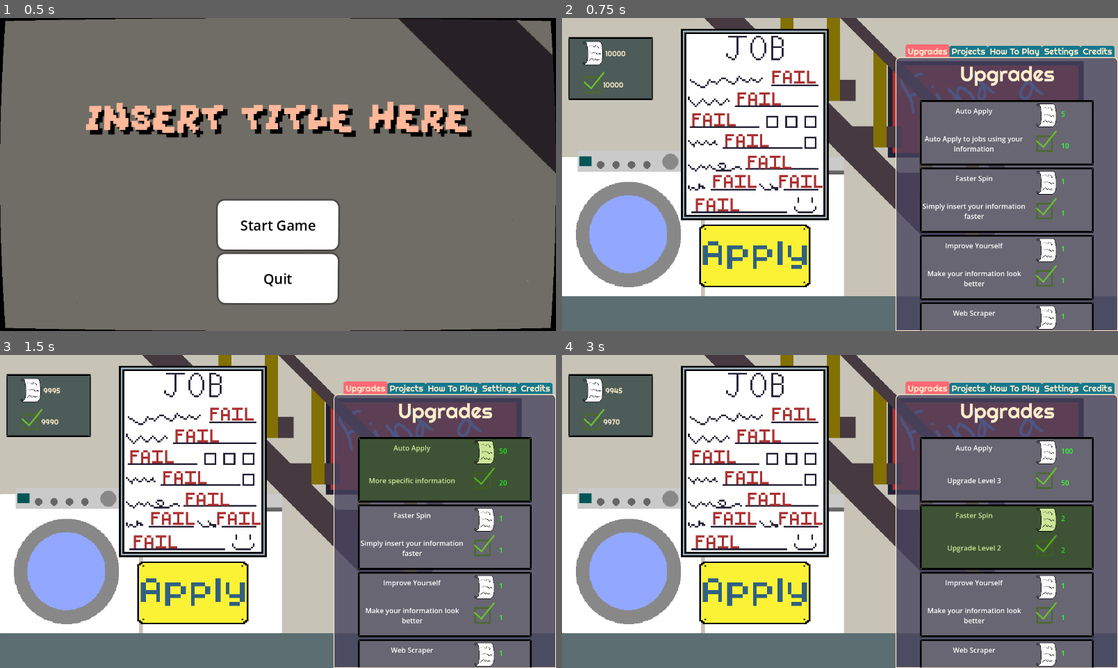
Above: before the commit, frames 1-4 (two rows, left to right).
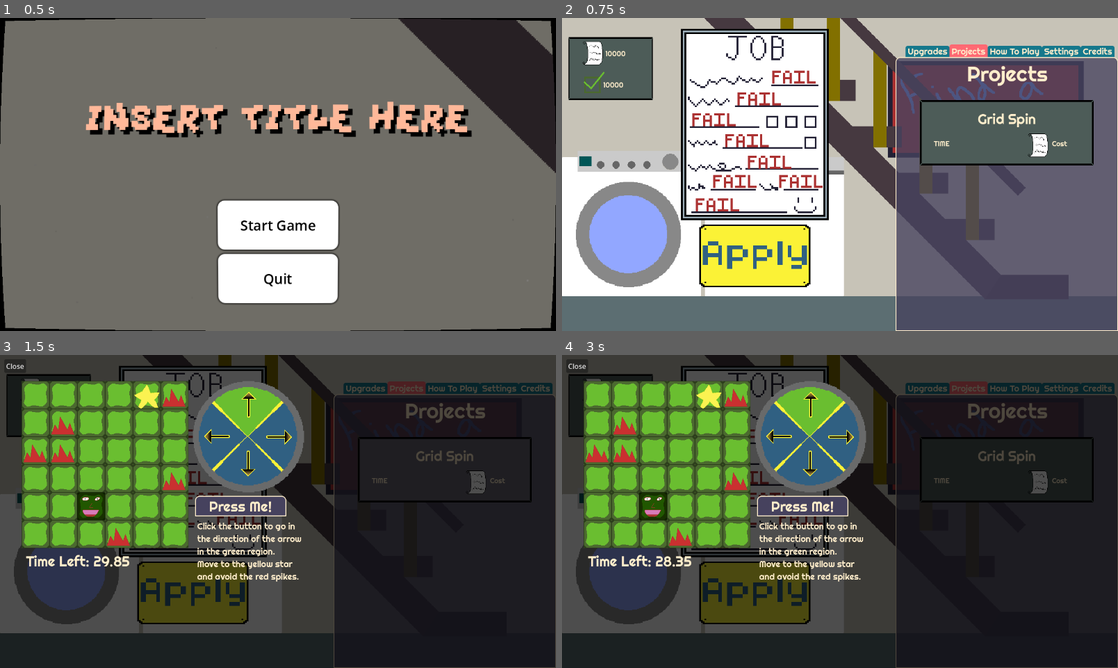
Above: after the commit, the same moments.

Repository: OrangePainting/in-this-economy
Game: Godot game, scene res://Scenes/main_menu.tscn
Same seed, same stepped clock (60 frames per second), same inputs: the game is played once before the commit and once after it.
Inputs (mouse positions are in pixels of both pictures, inside the frame that each line leads up to):
- Up to frame 1 (0.5 s): no input
- Up to frame 2 (0.75 s): click "Start Game" at 0.5 s
- Up to frame 3 (1.5 s): click (450, 470) at 1.27 s
- Up to frame 4 (3 s): click (1012, 470) at 2.02 s; click (1012, 536) at 2.77 s

Frame 1 is identical in both runs. In frame 2, 15% of the frame differs, in the area x 61-96%, y 8-100%; in frame 3, 98%; in frame 4, 98%, in the area x 0-100%, y 0-100%.

Commit message:
Made projects accessible from projects tab
Krish Konda
13:00 06/23/26

Also added timer for grid game to hopefully add a time bonus later.

Diff:
--- a/Scenes/Projects/button.tscn
+++ b/Scenes/Projects/button.tscn
@@ -1,36 +1,11 @@
 [gd_scene format=3 uid="uid://dx660pyvaki7f"]
 
-[sub_resource type="StyleBoxFlat" id="StyleBoxFlat_54k1n"]
-bg_color = Color(1, 1, 1, 1)
-corner_radius_top_left = 16
-corner_radius_top_right = 16
-corner_radius_bottom_right = 16
-corner_radius_bottom_left = 16
-shadow_size = 5
-
-[sub_resource type="StyleBoxFlat" id="StyleBoxFlat_kfqu0"]
-corner_radius_top_left = 16
-corner_radius_top_right = 16
-corner_radius_bottom_right = 16
-corner_radius_bottom_left = 16
-shadow_size = 5
-
-[sub_resource type="StyleBoxFlat" id="StyleBoxFlat_xspli"]
-bg_color = Color(0.8, 0.8, 0.8, 1)
-corner_radius_top_left = 16
-corner_radius_top_right = 16
-corner_radius_bottom_right = 16
-corner_radius_bottom_left = 16
-shadow_size = 5
+[ext_resource type="Theme" uid="uid://b3klx57slj0l3" path="res://Assets/UI/soft_retro/soft_retro/soft_retro.tres" id="1_kfqu0"]
 
 [node name="Button" type="Button" unique_id=1275348368]
+custom_minimum_size = Vector2(200, 0)
 size_flags_vertical = 3
-theme_override_colors/font_color = Color(0, 0, 0, 1)
-theme_override_colors/font_pressed_color = Color(0, 0, 0, 1)
-theme_override_colors/font_hover_color = Color(0, 0, 0, 1)
+theme = ExtResource("1_kfqu0")
 theme_override_font_sizes/font_size = 32
-theme_override_styles/normal = SubResource("StyleBoxFlat_54k1n")
-theme_override_styles/pressed = SubResource("StyleBoxFlat_kfqu0")
-theme_override_styles/hover = SubResource("StyleBoxFlat_xspli")
 action_mode = 0
 text = "Press Me!"
--- a/Scenes/Projects/grid_game_manager.tscn
+++ b/Scenes/Projects/grid_game_manager.tscn
@@ -48,4 +48,13 @@
 Move to the yellow star and avoid the red spikes."
 autowrap_mode = 2
 
+[node name="TimeLabel" type="Label" parent="." unique_id=1589016791]
+unique_name_in_owner = true
+layout_mode = 0
+offset_right = 40.0
+offset_bottom = 23.0
+theme = ExtResource("7_kpj4w")
+theme_override_font_sizes/font_size = 32
+text = "TIME"
+
 [connection signal="pressed" from="Button" to="." method="_on_button_pressed"]
--- /dev/null
+++ b/Scenes/project_template.tscn
@@ -0,0 +1,60 @@
+[gd_scene format=3 uid="uid://nuos4nj6b2ql"]
+
+[ext_resource type="Theme" uid="uid://b3klx57slj0l3" path="res://Assets/UI/soft_retro/soft_retro/soft_retro.tres" id="1_njtvn"]
+[ext_resource type="Script" uid="uid://brb84vfcavx6r" path="res://Scripts/project_template.gd" id="2_a2nrf"]
+[ext_resource type="Texture2D" uid="uid://rcmn7js2xder" path="res://Assets/Upgrade/UpgradeBackgroundHovered.png" id="2_bgfvo"]
+[ext_resource type="Texture2D" uid="uid://clbfp4o2hntsy" path="res://Assets/UI/ApplicationLogo.png" id="2_i0kc7"]
+[ext_resource type="Texture2D" uid="uid://deyko3ipul5h2" path="res://Assets/Upgrade/UpgradeBackgroundClicked.png" id="3_s23ai"]
+[ext_resource type="Texture2D" uid="uid://bhm4ep11115sw" path="res://Assets/Upgrade/UpgradeBackground.png" id="4_56e2i"]
+[ext_resource type="Texture2D" uid="uid://cbisejasy1ncd" path="res://Assets/Upgrade/UpgradeBackgroundDisabled.png" id="5_1n841"]
+
+[node name="ProjectBackground" type="TextureButton" unique_id=792251440]
+custom_minimum_size = Vector2(100, 50)
+offset_right = 248.0
+offset_bottom = 120.0
+theme = ExtResource("1_njtvn")
+texture_normal = ExtResource("2_bgfvo")
+texture_pressed = ExtResource("3_s23ai")
+texture_hover = ExtResource("4_56e2i")
+texture_disabled = ExtResource("5_1n841")
+script = ExtResource("2_a2nrf")
+
+[node name="HBoxContainer" type="VBoxContainer" parent="." unique_id=1471657201]
+layout_mode = 0
+offset_right = 400.0
+offset_bottom = 152.0
+theme_override_constants/separation = 0
+alignment = 1
+
+[node name="NameLabel" type="Label" parent="HBoxContainer" unique_id=1663858942]
+unique_name_in_owner = true
+custom_minimum_size = Vector2(250, 50)
+layout_mode = 2
+mouse_filter = 1
+theme_override_font_sizes/font_size = 32
+text = "[PLACEHOLDER]"
+horizontal_alignment = 1
+vertical_alignment = 1
+
+[node name="HBoxContainer" type="HBoxContainer" parent="HBoxContainer" unique_id=1803041073]
+layout_mode = 2
+alignment = 1
+
+[node name="TimeLabel" type="Label" parent="HBoxContainer/HBoxContainer" unique_id=1196465259]
+custom_minimum_size = Vector2(200, 0)
+layout_mode = 2
+text = "TIME"
+
+[node name="AppSprite" type="TextureRect" parent="HBoxContainer/HBoxContainer" unique_id=1218175432]
+layout_mode = 2
+texture = ExtResource("2_i0kc7")
+stretch_mode = 5
+
+[node name="AppCostLabel" type="Label" parent="HBoxContainer/HBoxContainer" unique_id=1226513198]
+custom_minimum_size = Vector2(64, 64)
+layout_mode = 2
+mouse_filter = 1
+text = "Cost"
+vertical_alignment = 1
+
+[connection signal="pressed" from="." to="." method="_on_pressed"]
--- a/Scenes/tab_system.tscn
+++ b/Scenes/tab_system.tscn
@@ -3,6 +3,7 @@
 [ext_resource type="Theme" uid="uid://b3klx57slj0l3" path="res://Assets/UI/soft_retro/soft_retro/soft_retro.tres" id="1_xwrfs"]
 [ext_resource type="Script" uid="uid://cb2u3x5xd2a8x" path="res://Scripts/upgrade_container.gd" id="2_4bjt4"]
 [ext_resource type="Script" uid="uid://bjwudc1wy4etj" path="res://Scripts/settings.gd" id="3_kfw27"]
+[ext_resource type="Script" uid="uid://cefuvxdfaf15l" path="res://Scripts/projects.gd" id="3_rdeo7"]
 
 [sub_resource type="StyleBoxFlat" id="StyleBoxFlat_4bjt4"]
 bg_color = Color(0.27565, 0.259, 0.37, 0.78431374)
@@ -25,9 +26,10 @@
 theme_override_font_sizes/font_size = 20
 theme_override_styles/panel = SubResource("StyleBoxFlat_4bjt4")
 tab_alignment = 2
-current_tab = 0
+current_tab = 1
 
 [node name="Upgrades" type="TabBar" parent="TabContainer" unique_id=1681068401]
+visible = false
 layout_mode = 2
 metadata/_tab_index = 0
 
@@ -59,9 +61,34 @@
 script = ExtResource("2_4bjt4")
 
 [node name="Projects" type="TabBar" parent="TabContainer" unique_id=719752810]
-visible = false
 layout_mode = 2
 metadata/_tab_index = 1
+
+[node name="ProjectLabel" type="Label" parent="TabContainer/Projects" unique_id=2015867999]
+layout_mode = 0
+offset_right = 510.0
+offset_bottom = 73.0
+theme = ExtResource("1_xwrfs")
+theme_override_font_sizes/font_size = 48
+text = "Projects"
+horizontal_alignment = 1
+vertical_alignment = 1
+
+[node name="ScrollContainer" type="ScrollContainer" parent="TabContainer/Projects" unique_id=894025172]
+layout_mode = 0
+offset_left = 54.0
+offset_top = 97.0
+offset_right = 486.0
+offset_bottom = 627.0
+vertical_scroll_mode = 2
+
+[node name="ProjectContainer" type="VBoxContainer" parent="TabContainer/Projects/ScrollContainer" unique_id=2134371092]
+clip_children = 2
+layout_mode = 2
+size_flags_horizontal = 3
+size_flags_vertical = 3
+theme_override_constants/separation = 5
+script = ExtResource("3_rdeo7")
 
 [node name="How To Play" type="TabBar" parent="TabContainer" unique_id=447612872]
 visible = false
--- a/Scenes/upgrade_template.tscn
+++ b/Scenes/upgrade_template.tscn
@@ -1,12 +1,12 @@
 [gd_scene format=3 uid="uid://daq5xch1yu8u1"]
 
-[ext_resource type="Texture2D" uid="uid://clbfp4o2hntsy" path="res://Assets/ApplicationLogo.png" id="1_npdfo"]
+[ext_resource type="Texture2D" uid="uid://clbfp4o2hntsy" path="res://Assets/UI/ApplicationLogo.png" id="1_npdfo"]
 [ext_resource type="Script" uid="uid://ctps6seu1uflf" path="res://Scripts/upgrade_template.gd" id="1_rgau5"]
-[ext_resource type="Texture2D" uid="uid://bhm4ep11115sw" path="res://Assets/UpgradeBackground.png" id="1_wfifv"]
-[ext_resource type="Texture2D" uid="uid://deyko3ipul5h2" path="res://Assets/UpgradeBackgroundClicked.png" id="2_e21b6"]
-[ext_resource type="Texture2D" uid="uid://dbkwmiju3sjkr" path="res://Assets/ExpLogo.png" id="2_wfifv"]
-[ext_resource type="Texture2D" uid="uid://rcmn7js2xder" path="res://Assets/UpgradeBackgroundHovered.png" id="3_rsrjx"]
-[ext_resource type="Texture2D" uid="uid://cbisejasy1ncd" path="res://Assets/UpgradeBackgroundDisabled.png" id="4_45uvo"]
+[ext_resource type="Texture2D" uid="uid://bhm4ep11115sw" path="res://Assets/Upgrade/UpgradeBackground.png" id="1_wfifv"]
+[ext_resource type="Texture2D" uid="uid://deyko3ipul5h2" path="res://Assets/Upgrade/UpgradeBackgroundClicked.png" id="2_e21b6"]
+[ext_resource type="Texture2D" uid="uid://dbkwmiju3sjkr" path="res://Assets/UI/ExpLogo.png" id="2_wfifv"]
+[ext_resource type="Texture2D" uid="uid://rcmn7js2xder" path="res://Assets/Upgrade/UpgradeBackgroundHovered.png" id="3_rsrjx"]
+[ext_resource type="Texture2D" uid="uid://cbisejasy1ncd" path="res://Assets/Upgrade/UpgradeBackgroundDisabled.png" id="4_45uvo"]
 
 [node name="UpgradeBackground" type="TextureButton" unique_id=1550957649]
 custom_minimum_size = Vector2(400, 150)
@@ -28,24 +28,22 @@
 layout_mode = 2
 theme_override_constants/separation = 0
 
-[node name="NameLabel" type="RichTextLabel" parent="HBoxContainer/InfoContainer" unique_id=611236839]
+[node name="NameLabel" type="Label" parent="HBoxContainer/InfoContainer" unique_id=1931342902]
 custom_minimum_size = Vector2(250, 50)
 layout_mode = 2
 mouse_filter = 1
-theme_override_colors/default_color = Color(1, 1, 1, 1)
-bbcode_enabled = true
 text = "[PLACEHOLDER]"
 horizontal_alignment = 1
 vertical_alignment = 1
 
-[node name="DescriptionLabel" type="RichTextLabel" parent="HBoxContainer/InfoContainer" unique_id=126144329]
+[node name="DescriptionLabel" type="Label" parent="HBoxContainer/InfoContainer" unique_id=1795874627]
 custom_minimum_size = Vector2(250, 100)
 layout_mode = 2
 mouse_filter = 1
-bbcode_enabled = true
 text = "[PLACEHOLDER]"
 horizontal_alignment = 1
 vertical_alignment = 1
+autowrap_mode = 3
 
 [node name="CostSpritesContainer" type="VBoxContainer" parent="HBoxContainer" unique_id=210139552]
 custom_minimum_size = Vector2(75, 150)
@@ -64,25 +62,22 @@
 [node name="CostLabelContainer" type="VBoxContainer" parent="HBoxContainer" unique_id=1550460415]
 layout_mode = 2
 
-[node name="AppCostLabel" type="RichTextLabel" parent="HBoxContainer/CostLabelContainer" unique_id=1962012802]
+[node name="AppCostLabel" type="Label" parent="HBoxContainer/CostLabelContainer" unique_id=571177670]
 custom_minimum_size = Vector2(64, 64)
 layout_mode = 2
 mouse_filter = 1
-bbcode_enabled = true
 text = "Cost"
 vertical_alignment = 1
 
-[node name="ExpCostLabel" type="RichTextLabel" parent="HBoxContainer/CostLabelContainer" unique_id=780071726]
+[node name="ExpCostLabel" type="Label" parent="HBoxContainer/CostLabelContainer" unique_id=830528770]
 custom_minimum_size = Vector2(64, 48)
 layout_mode = 2
 mouse_filter = 1
-bbcode_enabled = true
 text = "Cost"
 vertical_alignment = 2
 
-[node name="MaxLabel" type="RichTextLabel" parent="HBoxContainer/CostLabelContainer" unique_id=1571784564]
+[node name="MaxLabel" type="Label" parent="HBoxContainer/CostLabelContainer" unique_id=1654077596]
 layout_mode = 2
 text = "MAX"
-fit_content = true
 
 [connection signal="pressed" from="." to="." method="next_level"]
--- a/Scripts/Projects/grid.gd
+++ b/Scripts/Projects/grid.gd
@@ -13,10 +13,9 @@
 # Called when the node enters the scene tree for the first time.
 func _ready() -> void:
 	spawn_grid()
-	await get_tree().process_frame
-	grid[person.player_pos.x][person.player_pos.y].modulate = Color(0.31, 0.46, 0.009, 1.0)
-	print(person.player_pos)
 
+func highlight_cell(pos: Vector2, color: Color) -> void:
+	grid[pos.x][pos.y].modulate = color
 
 # Called every frame. 'delta' is the elapsed time since the previous frame.
 func _process(delta: float) -> void:
--- a/Scripts/Projects/grid_game_manager.gd
+++ b/Scripts/Projects/grid_game_manager.gd
@@ -1,4 +1,6 @@
 extends Control
+
+signal project_completed
 
 @export var grid: Node2D
 @export var goal: Node2D
@@ -7,14 +9,14 @@
 @export var button: Button
 
 var total_time: float = 0
-
 var current_direction = 0 # Up, then clockwise
 var spin_delay = 0.4
 
 const Spike = preload("res://Scenes/Projects/spike.tscn")
-
 var num_spikes: int
 var spikes = []
+
+var starting_time = 30.0
 
 const PADDING = 10
 
@@ -23,45 +25,78 @@
 	randomize()
 
 	person.person_moved.connect(check_obstacle_collision)
+	person.game_completed.connect(on_game_completed)
 
 	spinner.position = Vector2.RIGHT * grid.GRID_SIZE * grid.CELL_SIZE + Vector2.RIGHT * PADDING
-	button.position = spinner.position + Vector2.DOWN * spinner.spinner_size.y + Vector2.DOWN * PADDING
+	button.position = spinner.position + Vector2.DOWN * spinner.spinner_size.y + Vector2.ONE * PADDING
 	%InfoLabel.position = button.position + Vector2.DOWN * button.size.y + Vector2.DOWN * PADDING
+	%TimeLabel.position = Vector2.DOWN * grid.GRID_SIZE * grid.CELL_SIZE + Vector2.ONE * PADDING
 
 	num_spikes = grid.GRID_SIZE
 	for i in num_spikes:
 		var s = Spike.instantiate()
-		s.set_pos(randi_range(0, grid.GRID_SIZE - 1), randi_range(0, grid.GRID_SIZE - 1), grid.CELL_SIZE)
 		add_child(s)
 		spikes.append(s)
 
-	var reset = true
-	while reset:
-		reset = false
-		# while person is too close to goal or spikes overlaps with player or goal, randomize positions again
-		person.set_pos(randi_range(0, grid.GRID_SIZE - 1), randi_range(0, grid.GRID_SIZE - 1))
-		goal.set_pos(randi_range(0, grid.GRID_SIZE - 1), randi_range(0, grid.GRID_SIZE - 1))
-		if person.player_pos.distance_to(goal.goal_pos) < 3: reset = true
-		for s in spikes:
-			if s.spike_pos == person.player_pos: reset = true
-
-	person.starting_pos = person.player_pos
+	randomize_positions()
 
 	var tween = create_tween()
 	tween.set_loops()
 	tween.tween_callback(change_direction).set_delay(spin_delay)
 
+func randomize_positions() -> void:
+	var reset = true
+	while reset:
+		reset = false
+		var spike_cells: Array[Vector2] = []
+		for s in spikes:
+			var pos = Vector2(randi_range(0, grid.GRID_SIZE - 1), randi_range(0, grid.GRID_SIZE - 1))
+			s.set_pos(pos.x, pos.y, grid.CELL_SIZE)
+			if pos in spike_cells: reset = true
+			else: spike_cells.append(pos)
+
+		# while person is too close to goal or spikes overlaps with player or goal, randomize positions again
+		person.set_pos(randi_range(0, grid.GRID_SIZE - 1), randi_range(0, grid.GRID_SIZE - 1))
+		goal.set_pos(randi_range(0, grid.GRID_SIZE - 1), randi_range(0, grid.GRID_SIZE - 1))
+
+		if person.player_pos.distance_to(goal.goal_pos) < 3: reset = true
+		if person.player_pos in spike_cells: reset = true
+		if goal.goal_pos in spike_cells: reset = true
+		if not has_path(person.player_pos, goal.goal_pos, spike_cells): reset = true
+
+	person.starting_pos = person.player_pos
+	grid.highlight_cell(person.player_pos, Color(0.31, 0.46, 0.009, 1.0))
+
+func has_path(start: Vector2, end: Vector2, walls: Array) -> bool:
+	var queue: Array[Vector2] = [start]
+	var visited = {start: true}
+	var dirs = [Vector2.UP, Vector2.RIGHT, Vector2.DOWN, Vector2.LEFT]
+	while not queue.is_empty():
+		var cur = queue.pop_front()
+		if cur == end: return true
+		for d in dirs:
+			var next = cur + d
+			if next.x < 0 or next.x >= grid.GRID_SIZE or next.y < 0 or next.y >= grid.GRID_SIZE: continue
+			if visited.has(next) or next in walls: continue
+			visited[next] = true
+			queue.append(next)
+	return false
+
 func check_obstacle_collision() -> void:
 	for s in spikes:
 		if s.spike_pos == person.player_pos:
-			person.player_pos = person.starting_pos
+			person.reset_to_start()
 			var tween = create_tween()
 			tween.tween_property(person, "modulate", Color.RED, 0.1)
 			tween.tween_property(person, "modulate", Color.WHITE, 0.3)
 
+func on_game_completed() -> void:
+	project_completed.emit()
+
 # Called every frame. 'delta' is the elapsed time since the previous frame.
 func _process(delta: float) -> void:
 	total_time += delta
+	%TimeLabel.text = "Time Left: %.2f" % (starting_time - snappedf(total_time, 0.01))
 
 func change_direction() -> void:
 	current_direction = (current_direction + 1) % 4
--- a/Scripts/Projects/person.gd
+++ b/Scripts/Projects/person.gd
@@ -12,6 +12,8 @@
 var player_pos = Vector2.ZERO
 var starting_pos = Vector2.ZERO
 var draw_pos
+
+var move_tween: Tween
 
 
 # Called when the node enters the scene tree for the first time.
@@ -32,6 +34,11 @@
 	player_pos = Vector2(x, y)
 	position = player_pos * grid.CELL_SIZE
 
+func reset_to_start() -> void:
+	if move_tween: move_tween.kill()
+	player_pos = starting_pos
+	position = grid.position + starting_pos * grid.CELL_SIZE
+
 func move(dir):
 	var next = player_pos + dir
 	if next.x < 0 or next.x >= grid.GRID_SIZE or next.y < 0 or next.y >= grid.GRID_SIZE: return
@@ -40,11 +47,12 @@
 
 	if check_reached_goal(): game_completed.emit()
 
+	if move_tween: move_tween.kill()
 	var target = grid.position + player_pos * grid.CELL_SIZE
-	var tween = create_tween()
-	tween.set_ease(Tween.EASE_OUT)
-	tween.set_trans(Tween.TRANS_BACK)
-	tween.tween_property(self, "position", target, move_length)
+	move_tween = create_tween()
+	move_tween.set_ease(Tween.EASE_OUT)
+	move_tween.set_trans(Tween.TRANS_BACK)
+	move_tween.tween_property(self, "position", target, move_length)
 
 func check_reached_goal() -> bool:
 	return goal.goal_pos == player_pos
--- /dev/null
+++ b/Scripts/project_template.gd
@@ -0,0 +1,17 @@
+extends TextureButton
+
+# Called when the node enters the scene tree for the first time.
+func _ready() -> void:
+	pass
+
+
+# Called every frame. 'delta' is the elapsed time since the previous frame.
+func _process(delta: float) -> void:
+	pass
+
+func display_text(text: String) -> void:
+	%NameLabel.text = text
+
+
+func _on_pressed() -> void:
+	pass # Replace with function body.
--- /dev/null
+++ b/Scripts/projects.gd
@@ -0,0 +1,43 @@
+extends VBoxContainer
+
+const ProjectButton = preload("res://Scenes/project_template.tscn")
+const GridGame = preload("res://Scenes/Projects/grid_game_manager.tscn")
+var overlay: CanvasLayer
+
+# Called when the node enters the scene tree for the first time.
+func _ready() -> void:
+	var button = ProjectButton.instantiate()
+	button.display_text("Grid Spin")
+	button.pressed.connect(launch_grid_game)
+	add_child(button)
+
+func launch_grid_game() -> void:
+	if overlay: return
+	overlay = CanvasLayer.new()
+	overlay.layer = 10
+	get_tree().root.add_child(overlay)
+
+	var bg = ColorRect.new()
+	bg.set_anchors_preset(Control.PRESET_FULL_RECT)
+	bg.color = Color(0, 0, 0, 0.7)
+	overlay.add_child(bg)
+
+	var close_button = Button.new()
+	close_button.text = "Close"
+	close_button.position = Vector2(10, 10)
+	close_button.pressed.connect(close)
+	overlay.add_child(close_button)
+
+	var game: Control = GridGame.instantiate()
+	game.position = Vector2(50, 60)
+	game.project_completed.connect(close)
+	overlay.add_child(game)
+
+func close() -> void:
+	if overlay:
+		overlay.queue_free()
+		overlay = null # just in case
+
+# Called every frame. 'delta' is the elapsed time since the previous frame.
+func _process(delta: float) -> void:
+	pass
--- a/Scripts/upgrade_template.gd
+++ b/Scripts/upgrade_template.gd
@@ -45,10 +45,14 @@
 		self.disabled = true # these two lines are for the same purpose
 		self.modulate.a = 0.5 # these two lines are for the same purpose
 		max_label.text = "MAX"
+		$HBoxContainer/CostSpritesContainer/AppSprite.visible = false
+		$HBoxContainer/CostSpritesContainer/ExpSprite.visible = false
 		app_cost_label.text = ""
 		exp_cost_label.text = ""
 		desc_label.text = upgrade.descriptions[len(upgrade.descriptions) - 1]
 		return
+	$HBoxContainer/CostSpritesContainer/AppSprite.visible = true
+	$HBoxContainer/CostSpritesContainer/ExpSprite.visible = true
 	max_label.text = ""
 	self.disabled = false # these two lines are for the same purpose
 	self.modulate.a = 1.0 # these two lines are for the same purpose
Not shown, added: Scripts/project_template.gd.uid
Not shown, added: Scripts/projects.gd.uid
